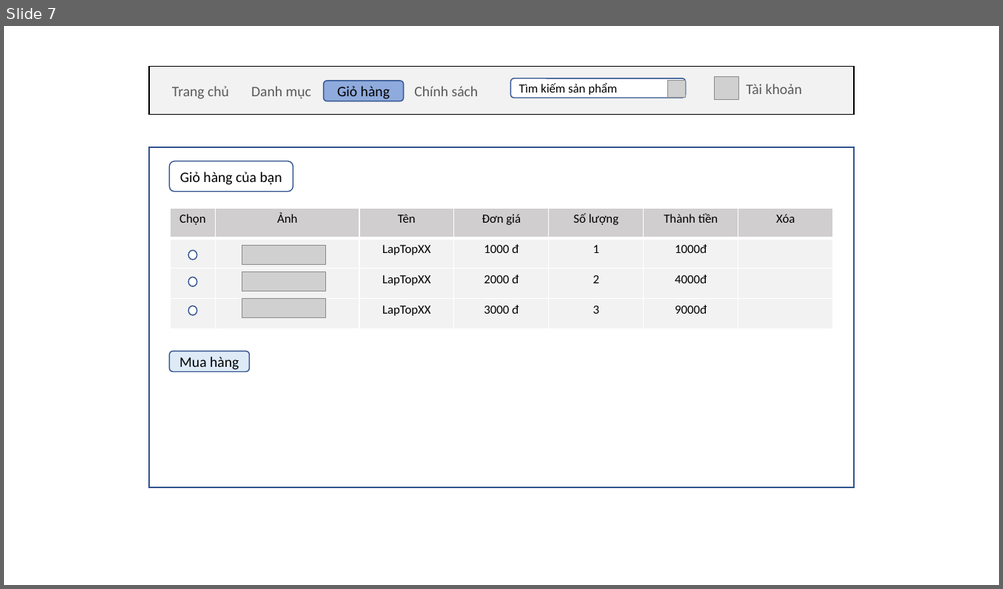
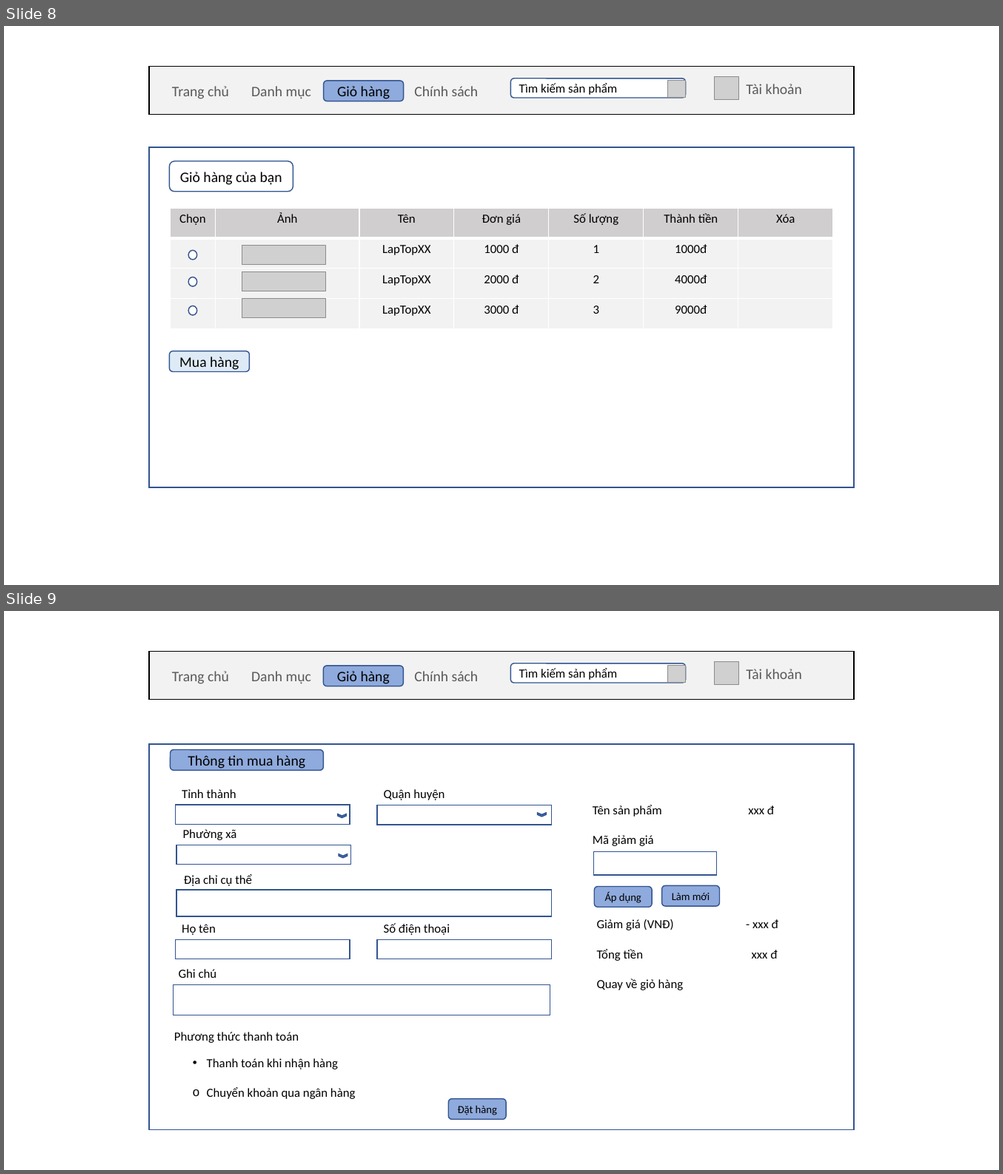
Before and after one commit to nghiemtruong07/DATN, a slide deck: Slide_DATN.pptx. Shown one above the other, each under a label of ours: slide 7 before the commit, slides 8 and 9 after it. The pictures are 1003x589 and 1003x1174 pixels, drawn with LibreOffice and Linux fonts; fonts in the diff are those of the drawing; grey boxes stand for pictures; background and template pictures are left out. Boxes give left, top, right and bottom in pixels: in the first picture for what was removed or moved away, otherwise in the second. Text is boxed around its words. In the diff, an @@ line names an element or a change of style, - is before the commit and + after.

```diff
--- a/Slide_DATN.pptx
+++ b/Slide_DATN.pptx
@@ slide 9 added at <box>4,611,999,1170</box>, background #FFFFFF @@
@@ rounded rectangle added at <box>324,666,403,686</box>, fill #8FAADC, outline #325491 1 pt, 14 pt, text #000000 @@
+Giỏ hàng
@@ group added at <box>150,651,854,700</box>: 5 texts, 2 pictures, 1 rectangle, 1 rounded rectangle @@
+Trang chủ
+Danh mục
+Tìm kiếm sản phẩm
+Tài khoản
+Giỏ hàng
+Chính sách
@@ rectangle added at <box>150,744,854,1130</box>, fill #FFFFFF, outline #325491 1 pt @@
@@ rounded rectangle added at <box>170,750,324,771</box>, fill #8FAADC, outline #325491 1 pt, 14 pt, text #000000 @@
+Thông tin mua hàng
@@ rectangle added at <box>176,805,350,824</box>, fill #FFFFFF, outline #325491 1 pt @@
@@ text added at <box>182,789,236,798</box>, 12 pt, text #000000 @@
+Tỉnh thành
@@ rectangle added at <box>377,805,552,824</box>, fill #FFFFFF, outline #325491 1 pt @@
@@ text added at <box>384,789,444,800</box>, 12 pt, text #000000 @@
+Quận huyện
@@ text added at <box>592,805,774,846</box>, 12 pt, text #000000 @@
+Tên sản phẩm xxx đ
+Mã giảm giá
@@ text added at <box>183,829,236,840</box>, 12 pt, text #000000 @@
+Phường xã
@@ chevron added at <box>338,814,346,817</box>, fill #4472C4, outline #325491 1 pt @@
@@ chevron added at <box>538,812,546,816</box>, fill #4472C4, outline #325491 1 pt @@
@@ rectangle added at <box>176,846,351,865</box>, fill #FFFFFF, outline #325491 1 pt @@
@@ chevron added at <box>339,854,347,858</box>, fill #4472C4, outline #325491 1 pt @@
@@ rectangle added at <box>594,852,717,875</box>, fill #FFFFFF, outline #325491 1 pt @@
@@ text added at <box>184,874,252,886</box>, 12 pt, text #000000 @@
+Địa chỉ cụ thể
@@ rectangle added at <box>176,890,552,917</box>, fill #FFFFFF, outline #325491 1 pt @@
@@ rounded rectangle added at <box>595,887,652,908</box>, fill #8FAADC, outline #325491 1 pt, 10.5 pt, text #000000 @@
+Áp dụng
@@ rounded rectangle added at <box>662,886,720,906</box>, fill #8FAADC, outline #325491 1 pt, 10.5 pt, text #000000 @@
+Làm mới
@@ text added at <box>597,920,778,991</box>, 12 pt, text #000000 @@
+Giảm giá (VNĐ) - xxx đ
+Tổng tiền xxx đ
+Quay về giỏ hàng
@@ rectangle added at <box>176,940,350,960</box>, fill #FFFFFF, outline #325491 1 pt @@
@@ text added at <box>182,924,216,935</box>, 12 pt, text #000000 @@
+Họ tên
@@ rectangle added at <box>377,940,552,960</box>, fill #FFFFFF, outline #325491 1 pt @@
@@ text added at <box>384,923,449,935</box>, 12 pt, text #000000 @@
+Số điện thoại
@@ rectangle added at <box>173,985,550,1015</box>, fill #FFFFFF, outline #325491 1 pt @@
@@ text added at <box>179,969,217,978</box>, 12 pt, text #000000 @@
+Ghi chú
@@ text added at <box>174,1032,299,1043</box>, 12 pt, text #000000 @@
+Phương thức thanh toán
@@ text added at <box>207,1059,356,1099</box>, 12 pt, text #000000 @@
+• Thanh toán khi nhận hàng
+o Chuyển khoản qua ngân hàng
@@ rounded rectangle added at <box>449,1099,506,1120</box>, fill #8FAADC, outline #325491 1 pt, 10.5 pt, text #000000 @@
+Đặt hàng
@@ what was slide 7 is now slide 8 @@
```
Also in this commit, not shown: 5 other slides added, 24 other files.
